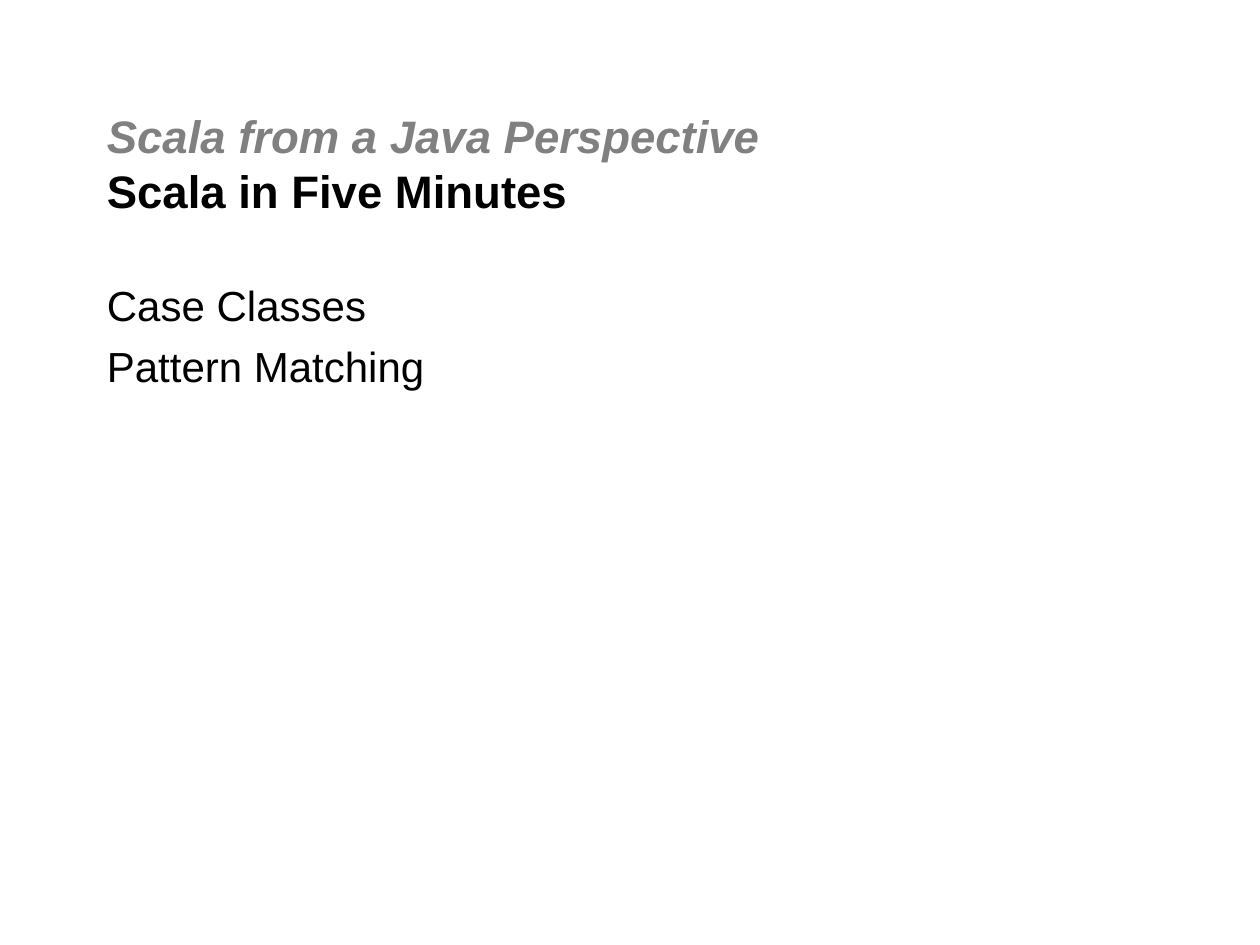
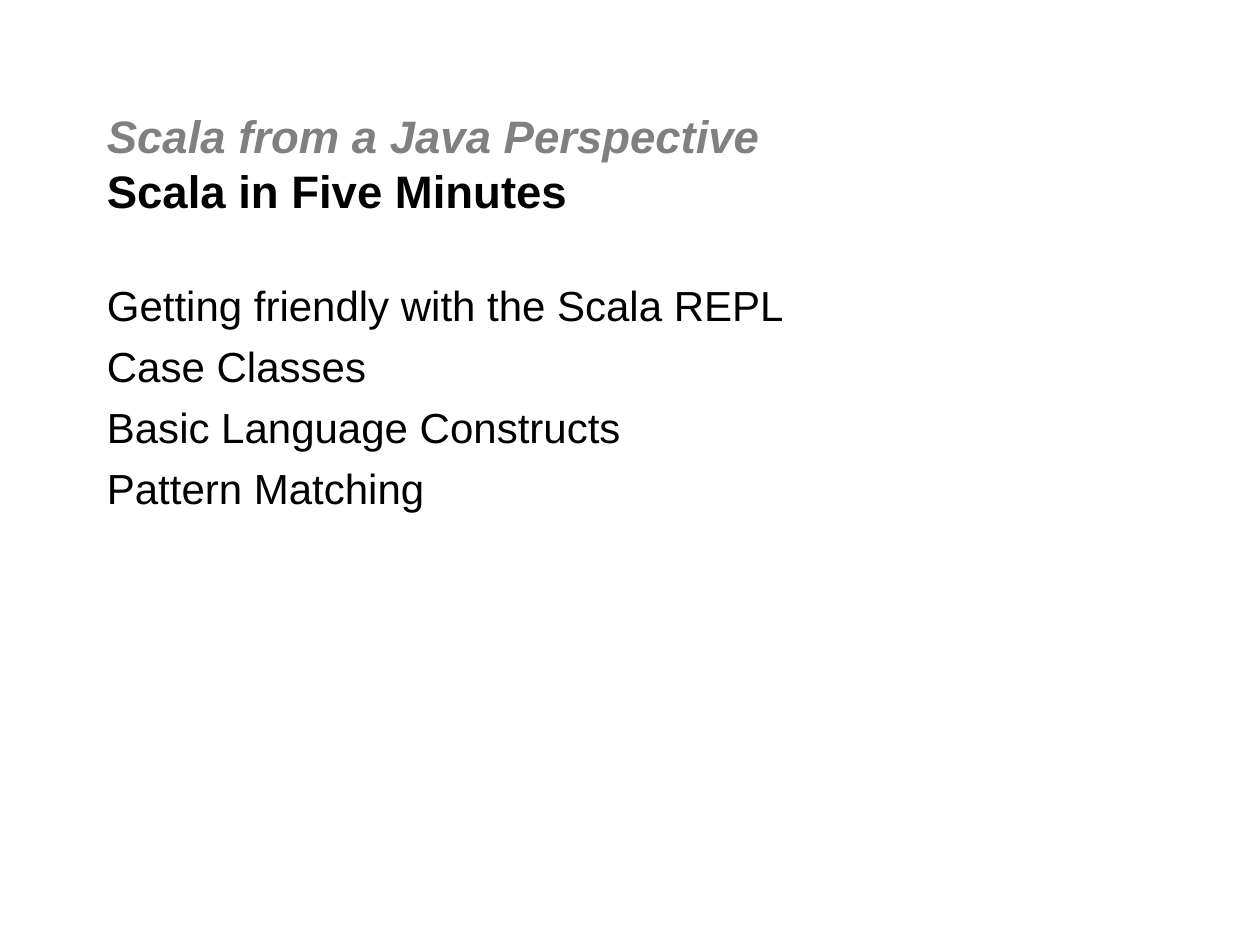
Before and after one commit to jgoodsen/agile2010, a slide deck: slide 8 of 03-scala.ppt (slide 6 before the commit). Drawn at 1260x945 pixels with LibreOffice and Linux fonts; fonts in the diff are those of the drawing; background and template pictures are left out. Boxes give left, top, right and bottom in pixels: in the first picture for what was removed or moved away, otherwise in the second. Text is boxed around its words. In the diff, an @@ line names an element or a change of style, - is before the commit and + after.

```diff
--- a/03-scala.ppt
+++ b/03-scala.ppt
@@ text at box(107, 290, 784, 329): paragraph added @@
+Getting friendly with the Scala REPL
@@ text at box(107, 412, 621, 451): paragraph added @@
+Basic Language Constructs
```
Also in this commit, not shown: 2 other slides changed, 9 slides added, 5 other files.
